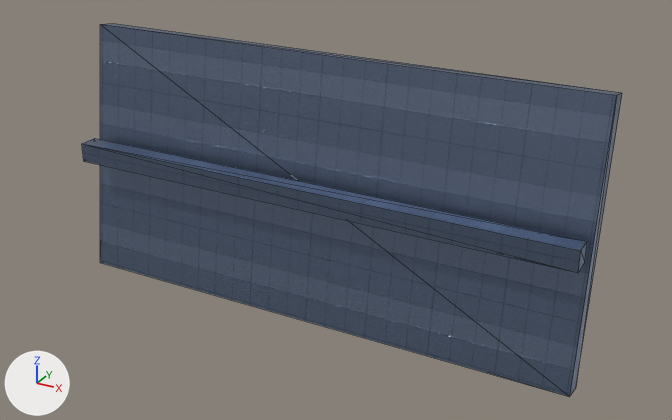
Renders of the glTF model assets/models/modules/roof_shed_production_run001/model.glb from each side of a commit.
Before and after are seen from a 50 mm lens placed at (6.3, -11.38, 5.14), pointed at (0.11, -0.12, -0.49). The axes (+X, +Y, +Z) are drawn at lower left. The lights are the same throughout. The picture after the commit comes second. Mesh edges are drawn as thin lines. Vertices at exactly the same position are counted once.

Script lines for the objects in view, before the commit:
```python
me_cube = bpy.data.meshes.new('Cube')
me_cube.from_pydata(...)  # 16 vertices, 24 faces; spans x -4.04..4.04, y -1.04..0.0, z -2.09..1.91
me_cube.materials.append(mat_pbr_roof_metal_01)
ob_roof_shed_production_run001 = bpy.data.objects.new('roof_shed_production_run001', me_cube)
ob_roof_shed_production_run001.location = (0.0, 0.0, 0.0)
```
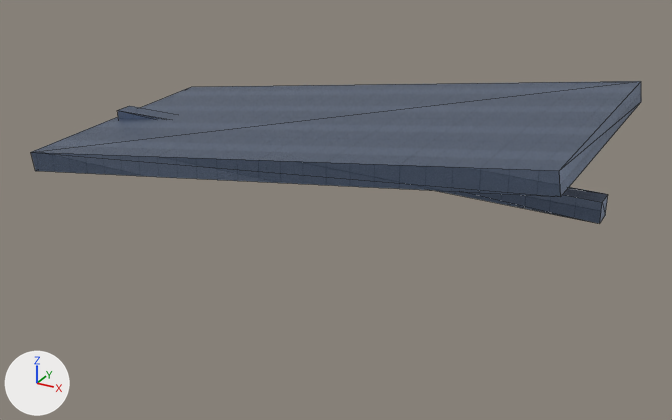
Location of each change, (x1, y1, x2, y2) in pixels of the pictures (672 x 420 px; the box of a moved part takes in the faces that stretch with it):
'roof_shed_production_run001', reshaped (13% wider, 62% shorter)
    before: (82, 23, 622, 397)
    after: (31, 81, 641, 224)
part 1 of me_cube, moved or reshaped
    before: (82, 138, 587, 272)
    after: (117, 106, 608, 224)
part 2 of me_cube, moved or reshaped
    before: (100, 23, 622, 397)
    after: (31, 81, 641, 197)

The edits, one by one:
me_cube is used by ob_roof_shed_production_run001; location (0.0, 0.0, 0.0).
me_cube had 16 vertices, 24 faces and spanned x -4.04..4.04, y -1.04..0.0, z -2.09..1.91.
me_cube now has 16 vertices, 24 faces and spans x -4.11..4.0, y -2.0..2.0, z 0.0..1.5.
me_cube part 1: the loose piece of 8 vertices spanning x -4.0..4.0, y -1.04..-0.74, z -0.15..0.15 is moved by (0.0, 0.89, 0.3).
Part 2, on me_cube:
Vertex 0 of me_cube moves from (-4.04, -0.89, -2.04) at pixel (100, 262) to (-4.07, -2.0, 0.0) at pixel (35, 170).
Vertex 1 of me_cube moves from (-4.04, -0.3, 1.91) at pixel (100, 24) to (-4.11, -2.0, 0.3) at pixel (30, 152).
Vertex 2 of me_cube moves from (-4.04, -0.59, -2.09) to (-4.07, 2.0, 0.0).
Vertex 3 of me_cube moves from (-4.04, 0.0, 1.87) at pixel (113, 23) to (-4.11, 2.0, 0.3) at pixel (191, 86).
Vertex 4 of me_cube moves from (4.04, -0.89, -2.04) at pixel (569, 396) to (3.93, -2.0, 1.2) at pixel (560, 196).
Vertex 5 of me_cube moves from (4.04, -0.3, 1.91) at pixel (616, 95) to (3.89, -2.0, 1.5) at pixel (559, 170).
Vertex 6 of me_cube moves from (4.04, -0.59, -2.09) at pixel (575, 388) to (3.93, 2.0, 1.2) at pixel (641, 101).
Vertex 7 of me_cube moves from (4.04, 0.0, 1.87) at pixel (622, 92) to (3.89, 2.0, 1.5) at pixel (641, 81).
